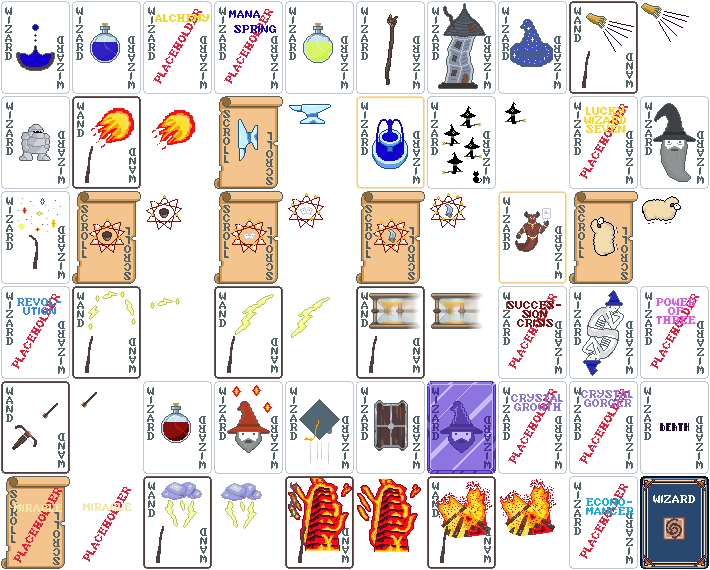
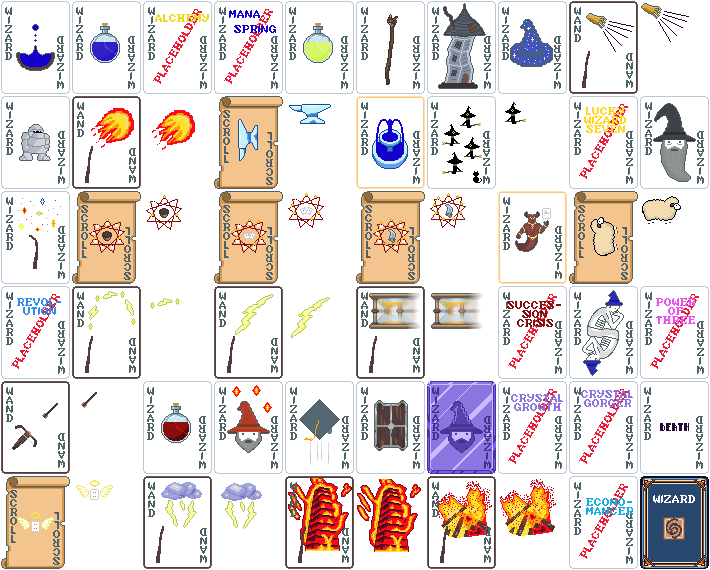
Layered file, before and after one edit (710x570). Changes by layer:
painted on "Conflagration art copy" over [389, 489, 403, 526]
painted on "Conflagration art" over [320, 488, 334, 525]
renamed "Miracle Spell" to "Miracle spell", painted on it over [76, 480, 131, 562]
removed layer "Miracle text" from group "Scroll of Miracle" over [14, 504, 62, 512]
renamed "Placeholder spell template copy #9" to "Miracle art", painted on it over [13, 488, 62, 563]
